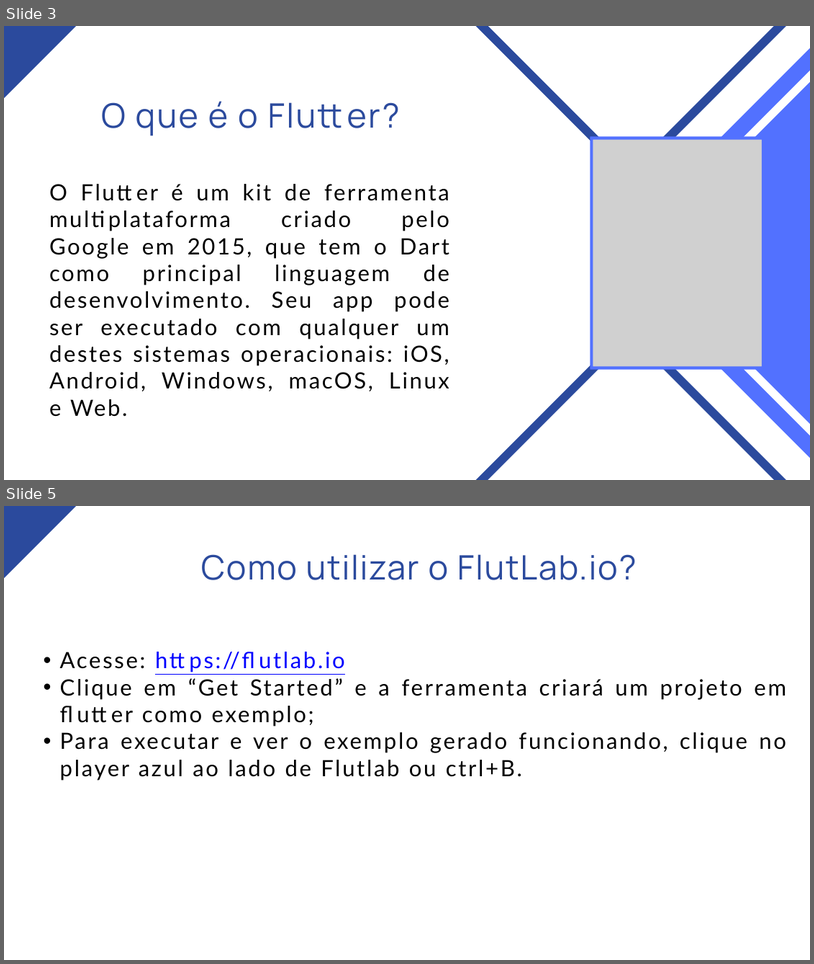
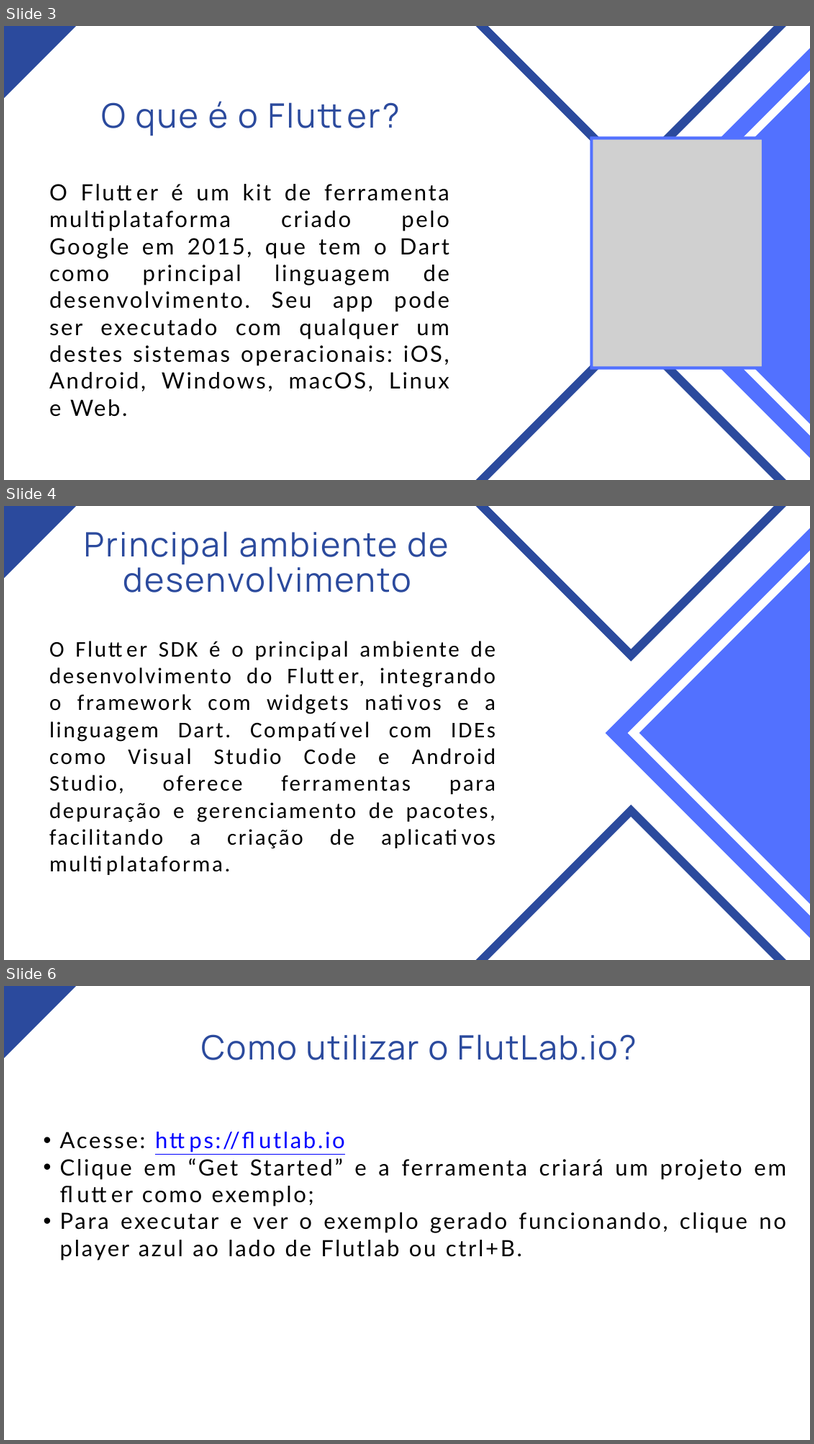
Before and after one commit to nataliascosta/Flutter, a slide deck: Módulo 01 - Introdução ao Flutter/Módulo I - Introdução ao Flutter.pptx. Shown one above the other, each under a label of ours: slides 3 and 5 before the commit, slides 3, 4 and 6 after it; the slides between them are not shown. The pictures are 814x964 and 814x1444 pixels, drawn with LibreOffice and Linux fonts; fonts in the diff are those of the drawing; grey boxes stand for pictures. Boxes give left, top, right and bottom in pixels: in the first picture for what was removed or moved away, otherwise in the second. Text is boxed around its words. In the diff, an @@ line names an element or a change of style, - is before the commit and + after.

```diff
--- a/Módulo 01 - Introdução ao Flutter/Módulo I - Introdução ao Flutter.pptx
+++ b/Módulo 01 - Introdução ao Flutter/Módulo I - Introdução ao Flutter.pptx
@@ slide 4 added at bbox=[4, 506, 810, 960], background #FFFFFF @@
@@ freeform shape added at bbox=[4, 506, 76, 578], fill #2B4A9D @@
@@ freeform shape added at bbox=[439, 506, 810, 661], fill #2B4A9D @@
@@ text added at bbox=[84, 531, 448, 592], 60 pt, text #2B4A9D @@
+Principal ambiente de desenvolvimento
@@ freeform shape added at bbox=[606, 528, 810, 937], fill #5271FF @@
@@ freeform shape added at bbox=[628, 550, 810, 915], fill #FFFFFF @@
@@ text added at bbox=[49, 641, 496, 849], 40 pt, text #000000 @@
+O Flutter SDK é o principal ambiente de desenvolvimento do Flutter, integrando o framework com widgets nativos e a linguagem Dart. Compatível com IDEs como Visual Studio Code e Android Studio, oferece ferramentas para depuração e gerenciamento de pacotes, facilitando a criação de aplicativos multiplataforma.
@@ freeform shape added at bbox=[439, 805, 810, 960], fill #2B4A9D @@
@@ what was slide 5 is now slide 6 @@
```
Also in this commit, not shown: 3 slides changed, 1 other slide added, 1 other file.
